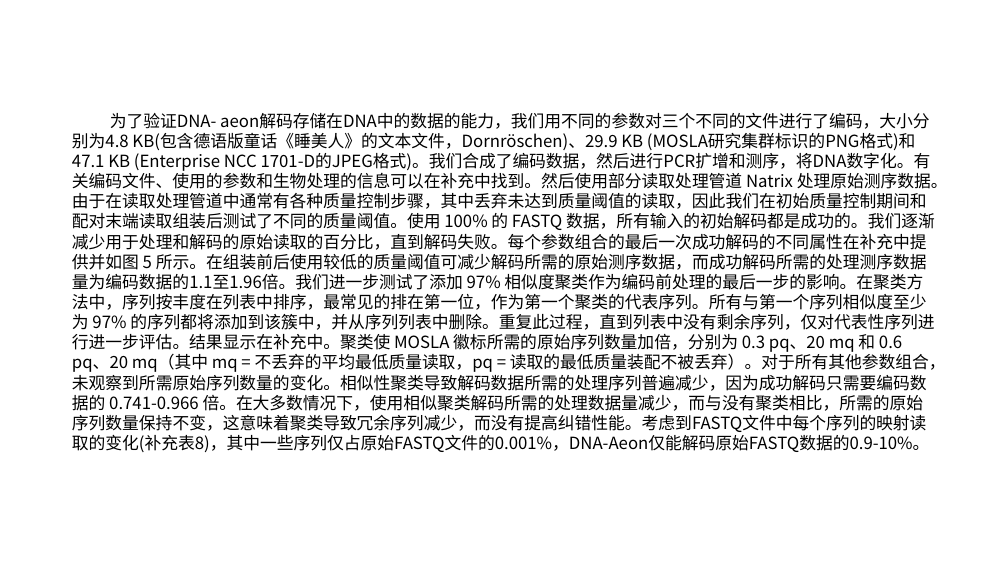
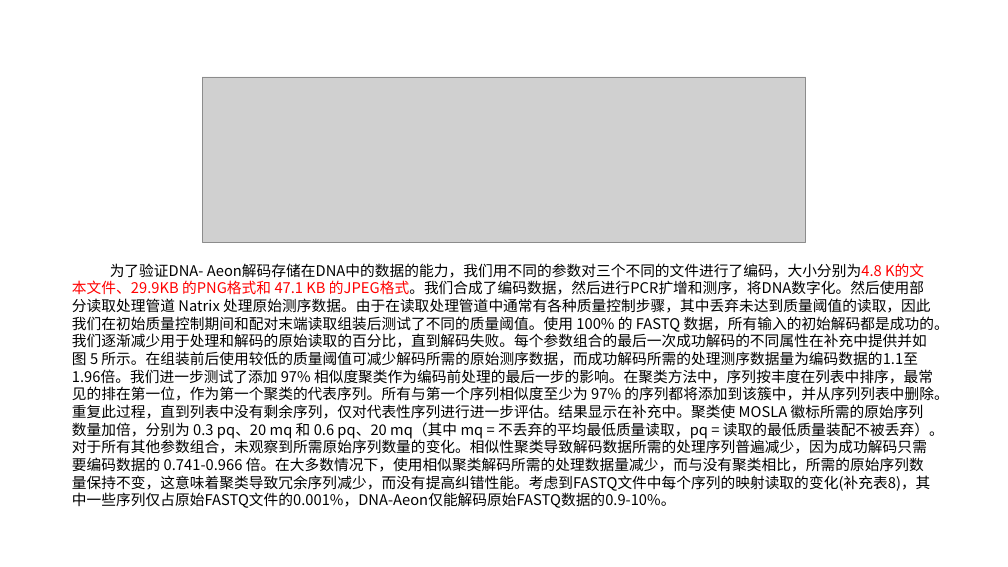
Before and after one commit to Dengminggg/DNA-Storage, a slide deck: slide 10 of DNA-Aeon/DNA-Aeon 为 DNA 存储中的约束遵守和纠错提供灵活的算术编码.pptx (slide 9 before the commit). Drawn at 1008x567 pixels with LibreOffice and Linux fonts; fonts in the diff are those of the drawing; grey boxes stand for pictures. Boxes give left, top, right and bottom in pixels: in the first picture for what was removed or moved away, otherwise in the second. Text is boxed around its words. In the diff, an @@ line names an element or a change of style, - is before the commit and + after.

```diff
--- a/DNA-Aeon/DNA-Aeon 为 DNA 存储中的约束遵守和纠错提供灵活的算术编码.pptx
+++ b/DNA-Aeon/DNA-Aeon 为 DNA 存储中的约束遵守和纠错提供灵活的算术编码.pptx
@@ picture added at [202,77,806,243] @@
@@ text at [72,263,949,508]: text changed; size 16 to 14 pt @@
-为了验证DNA- aeon解码存储在DNA中的数据的能力，我们用不同的参数对三个不同的文件进行了编码，大小分别为4.8 KB(包含德语版童话《睡美人》的文本文件，Dornröschen)、29.9 KB (MOSLA研究集群标识的PNG格式)和47.1 KB (Enterprise NCC 1701-D的JPEG格式)。我们合成了编码数据，然后进行PCR扩增和测序，将DNA数字化。有关编码文件、使用的参数和生物处理的信息可以在补充中找到。然后使用部分读取处理管道 Natrix 处理原始测序数据。由于在读取处理管道中通常有各种质量控制步骤，其中丢弃未达到质量阈值的读取，因此我们在初始质量控制期间和配对末端读取组装后测试了不同的质量阈值。使用 100% 的 FASTQ 数据，所有输入的初始解码都是成功的。我们逐渐减少用于处理和解码的原始读取的百分比，直到解码失败。每个参数组合的最后一次成功解码的不同属性在补充中提供并如图 5 所示。在组装前后使用较低的质量阈值可减少解码所需的原始测序数据，而成功解码所需的处理测序数据量为编码数据的1.1至1.96倍。我们进一步测试了添加 97% 相似度聚类作为编码前处理的最后一步的影响。在聚类方法中，序列按丰度在列表中排序，最常见的排在第一位，作为第一个聚类的代表序列。所有与第一个序列相似度至少为 97% 的序列都将添加到该簇中，并从序列列表中删除。重复此过程，直到列表中没有剩余序列，仅对代表性序列进行进一步评估。结果显示在补充中。聚类使 MOSLA 徽标所需的原始序列数量加倍，分别为 0.3 pq、20 mq 和 0.6 pq、20 mq（其中 mq = 不丢弃的平均最低质量读取，pq = 读取的最低质量装配不被丢弃）。对于所有其他参数组合，未观察到所需原始序列数量的变化。相似性聚类导致解码数据所需的处理序列普遍减少，因为成功解码只需要编码数据的 0.741-0.966 倍。在大多数情况下，使用相似聚类解码所需的处理数据量减少，而与没有聚类相比，所需的原始序列数量保持不变，这意味着聚类导致冗余序列减少，而没有提高纠错性能。考虑到FASTQ文件中每个序列的映射读取的变化(补充表8)，其中一些序列仅占原始FASTQ文件的0.001%，DNA-Aeon仅能解码原始FASTQ数据的0.9-10%。
+为了验证DNA- Aeon解码存储在DNA中的数据的能力，我们用不同的参数对三个不同的文件进行了编码，大小分别为4.8 K的文本文件、29.9KB 的PNG格式和 47.1 KB 的JPEG格式。我们合成了编码数据，然后进行PCR扩增和测序，将DNA数字化。然后使用部分读取处理管道 Natrix 处理原始测序数据。由于在读取处理管道中通常有各种质量控制步骤，其中丢弃未达到质量阈值的读取，因此我们在初始质量控制期间和配对末端读取组装后测试了不同的质量阈值。使用 100% 的 FASTQ 数据，所有输入的初始解码都是成功的。我们逐渐减少用于处理和解码的原始读取的百分比，直到解码失败。每个参数组合的最后一次成功解码的不同属性在补充中提供并如图 5 所示。在组装前后使用较低的质量阈值可减少解码所需的原始测序数据，而成功解码所需的处理测序数据量为编码数据的1.1至1.96倍。我们进一步测试了添加 97% 相似度聚类作为编码前处理的最后一步的影响。在聚类方法中，序列按丰度在列表中排序，最常见的排在第一位，作为第一个聚类的代表序列。所有与第一个序列相似度至少为 97% 的序列都将添加到该簇中，并从序列列表中删除。重复此过程，直到列表中没有剩余序列，仅对代表性序列进行进一步评估。结果显示在补充中。聚类使 MOSLA 徽标所需的原始序列数量加倍，分别为 0.3 pq、20 mq 和 0.6 pq、20 mq（其中 mq = 不丢弃的平均最低质量读取，pq = 读取的最低质量装配不被丢弃）。对于所有其他参数组合，未观察到所需原始序列数量的变化。相似性聚类导致解码数据所需的处理序列普遍减少，因为成功解码只需要编码数据的 0.741-0.966 倍。在大多数情况下，使用相似聚类解码所需的处理数据量减少，而与没有聚类相比，所需的原始序列数量保持不变，这意味着聚类导致冗余序列减少，而没有提高纠错性能。考虑到FASTQ文件中每个序列的映射读取的变化(补充表8)，其中一些序列仅占原始FASTQ文件的0.001%，DNA-Aeon仅能解码原始FASTQ数据的0.9-10%。
```
Also in this commit, not shown: 13 other slides changed, 1 slide added, 1 other file.
